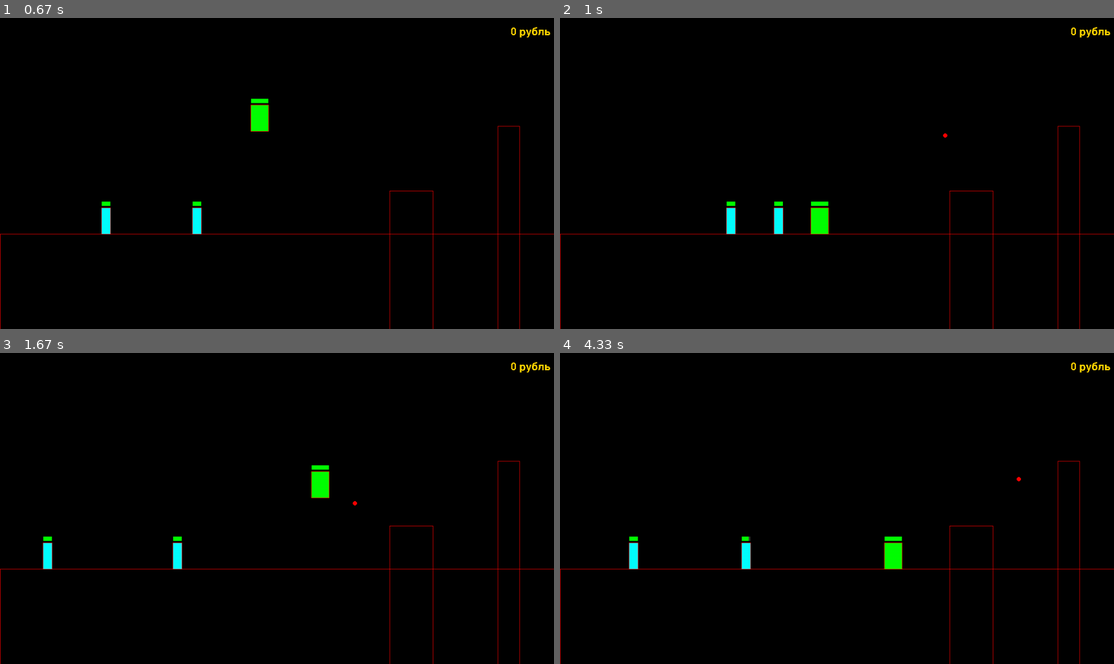
Above: before the commit, frames 1-4 (two rows, left to right).
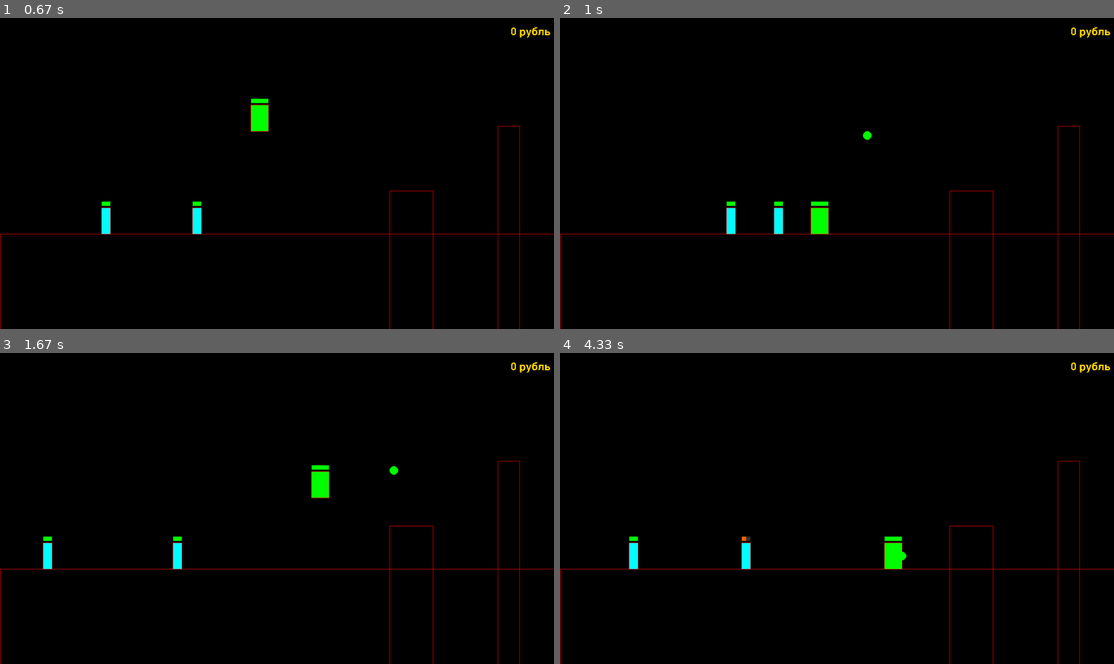
Above: after the commit, the same moments.

Repository: KarupoegPuhh/2020-projekt
Game: pygame game, started from MAIN.py
Two runs of this game, one before a commit and one after it. Both use one fixed random seed, a clock stepped at 60 frames per second and the inputs below.
Inputs:
- Up to frame 1 (0.67 s): click "minek" at 0.38 s
- Up to frame 2 (1 s): tap Space at 0.67 s
- Up to frame 3 (1.67 s): hold D 1-1.47 s; tap Space at 1.07, 1.37, 1.57 s; hold W from 1.5 s (still down)
- Up to frame 4 (4.33 s): release W at 1.8 s; hold D 1.83-2.3 s; tap Space at 1.9, 2.2, 2.4, 2.7, 2.97, 3.27, 3.4, 3.8, 4.1 s; hold A 2.33-2.87 s; hold A 2.9-3.3 s; hold W 3.33-3.7 s; hold D from 3.73 s (still down)

Frame 1 is identical in both runs. In frame 2, less than 0.1% of the frame differs, in the area x 54-70%, y 36-40%; in frame 3, less than 0.1%; in frame 4, less than 0.1%, in the area x 32-84%, y 39-67%.

Commit message:
Mitu erinevat relva ( relvadel on class)

Diff:
--- a/MAIN.py
+++ b/MAIN.py
@@ -138,9 +138,9 @@
         def __init__(self, x, y, suund):
             self.x = x
             self.y = y
-            self.raadius = 5
-            self.värv = (255, 0, 0)
-            self.vel = 30*suund
+            self.raadius = Relvad.instance.r
+            self.värv = Relvad.instance.värv
+            self.vel = Relvad.instance.vel * suund
 
         def draw(self, aken):
             pg.draw.circle(aken, self.värv, (self.x , self.y), self.raadius)
@@ -166,7 +166,7 @@
                 self.kukkumas = False
 
         def draw(self, aken):
-            pg.draw.circle(aken, (255,215,0), (self.x , self.y), 3)
+            pg.draw.circle(aken, (255,215,0), (self.x , self.y), 5)
 
     class Vastane:
         instances = []
@@ -217,9 +217,8 @@
                 pg.draw.rect(aken, self.värv, (self.x, self.y, self.laius, self.pikkus))
 
         def hit(self):
-            if self.health > 1:
-                self.health -= 1
-            else:
+            self.health -= Relvad.instance.dmg
+            if self.health <= 0:
                 for ugu in range(randint(3,6)):
                     vars()["r"+str(raha.raha_maas)] = raha(self.x,self.y,choice([-1,1]),5/randint(1,10),4/randint(1,10))
                     raha.raha_maas += 1
@@ -243,6 +242,22 @@
             #seinad
             pg.draw.line(aken, (255, 0, 0), (self.x1,self.y),(self.x1,kõrgus))
             pg.draw.line(aken, (255, 0, 0), (self.x2,self.y),(self.x2,kõrgus))
+
+
+    class Relvad:
+        instance = None
+
+        def __init__(self, dmg, cd, r, värv, vel, equipped):
+            self.dmg = dmg
+            self.cd = cd
+            self.r = r
+            self.värv = värv
+            self.vel = vel
+
+        def equip(self):
+            Relvad.instance = self
+
+
 
 
     def unpause():
@@ -396,21 +411,25 @@
         põrand1 = põrand(0,laius,500)#(0,600,500)
         plat2 = põrand(750+400,800+400,250)
         plat = põrand(500+400,600+400,400)
-
+        #Tomi asjad
         Tom = Player(580, 100, 40, 60)
         vh = Tom.vh
         Tom.vh = 0
-        kuul = Kuul(laius + Tom.x // 2, kõrgus + Tom.y // 2, Tom.vaatab)
+        #Kuulid
+        #kuul = None #Kuul(laius + Tom.x // 2, kõrgus + Tom.y // 2, Tom.vaatab)
+        #Pahad
         paha = Vastane(400, 0, 500, 5, 10)
         paha.y = põrand1.y-paha.pikkus
         paha1 = Vastane(100, 0, 400, 15, 2)
         paha1.y = põrand1.y-paha1.pikkus
         pahad = [paha, paha1]
+        #Relvad
+        vanilla = Relvad(1, 10, 5, (255,255,255), 20, 1)
+        hernepüss = Relvad(5, 50, 10, (0,255,0), 10, 0)
 
         #vars
         kuulid = []
         kuulide_cd = 0
-        kuulide_cd_const = 10
         kuulide_maxcount = 5
 
         pause = False
@@ -446,6 +465,13 @@
         #pg.mixer.Sound.set_volume(hop2,2)
 
     while running:
+        if Tom.x < 500:
+            vanilla.equip()
+        if Tom.x > 500:
+            hernepüss.equip()
+        print(Relvad.instance)
+
+
         #exit
         for event in pg.event.get():
             if event.type == pg.QUIT:
@@ -456,7 +482,7 @@
         if True: #lihtsalt et saaks collapsida seda
             if kuulide_cd > 0:
                 kuulide_cd += 1
-            if kuulide_cd > kuulide_cd_const:
+            if kuulide_cd > Relvad.instance.cd:
                 kuulide_cd = 0
             for kuul in kuulid:
                 #Pahade tulistamine
@@ -597,6 +623,7 @@
         võit()
         redrawGameWindow()
 
+
 while True:
     intro()
     main_loop()
